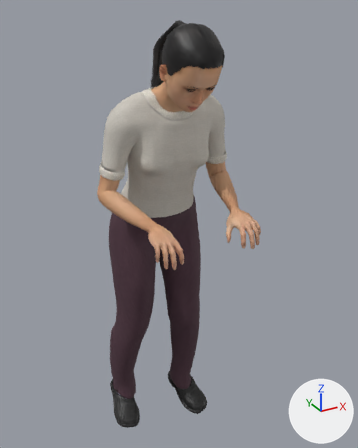
What one commit did to the glTF model assets/props/people-ava-stand-low.glb.
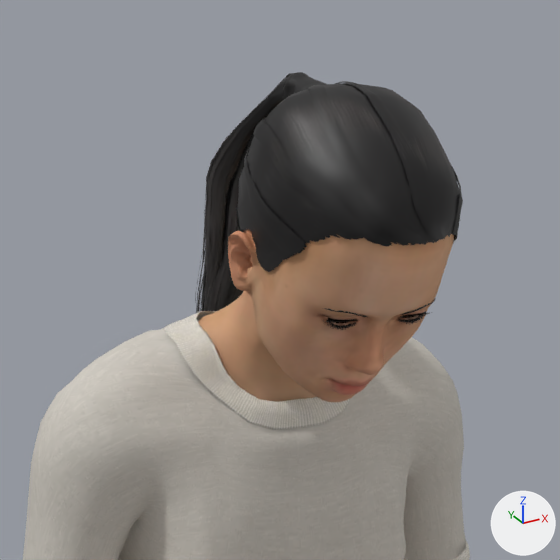
Each version appears first whole from a 50 mm camera at (-0.689, -1.253, 0.507) aimed at (0.044, 0.08, -0.159), and next in a close-up on the part from 27% to 70% of the width and 0% to 35% of the height. The lights are fixed; the arrows at lower right show +X, +Y and +Z. The older version's two pictures come first. Vertices at exactly the same position are counted once.

In view in the first close-up: 'people-ava-stand-low'.
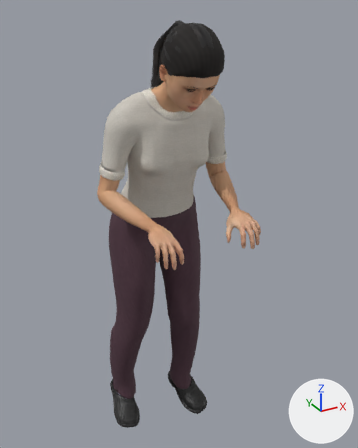
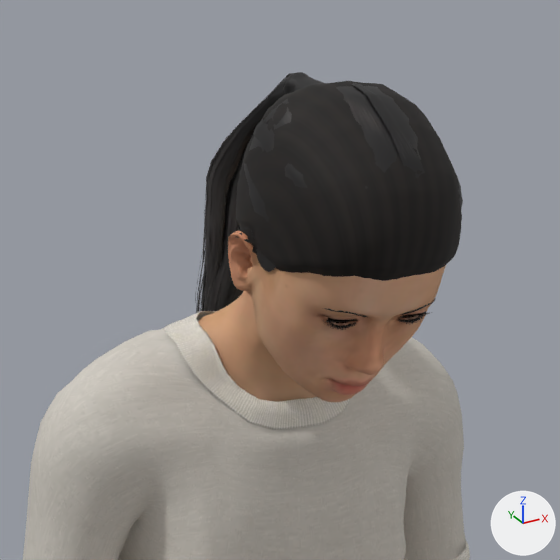
The change, as a list of edits to the scene's bpy script:
```text
Add img_people_ava_stand_low__root_fibres:
    img_people_ava_stand_low__root_fibres = load_image('people-ava-stand-low--root-fibres', '_unpacked/people-ava-stand-low--root-fibres', 768, 256, 'sRGB')
Add mat_human_brushed_roots_hair:
    mat_human_brushed_roots_hair = principled_material('Human.brushed_roots_hair')
    mat_human_brushed_roots_hair.texture = img_people_ava_stand_low__root_fibres
    mat_human_brushed_roots_hair.roughness = 0.82
Change me_base_001:
    used by ob_people_ava_stand_low; location = (0.0, 0.0, 0.0)
    remove me_base_001.from_pydata(...)  # 29536 vertices, 55355 faces; spans x -0.228..0.228, y -0.215..0.321, z -0.994..0.472
    add me_base_001.from_pydata(...)  # 32001 vertices, 60195 faces; spans x -0.228..0.228, y -0.215..0.321, z -0.994..0.472
    me_base_001 part 1: a new loose piece of 2465 vertices spanning x -0.08..0.081, y -0.166..0.027, z 0.339..0.468, in mat_human_brushed_roots_hair (picture img_people_ava_stand_low__root_fibres)
    add me_base_001.materials.append(mat_human_brushed_roots_hair)  # picture img_people_ava_stand_low__root_fibres
```

Where the change shows, as pixel boxes (x1, y1, x2, y2) in the close-ups (560 x 560 px):
part 1 of me_base_001, added
    after: (234, 81, 462, 281)
